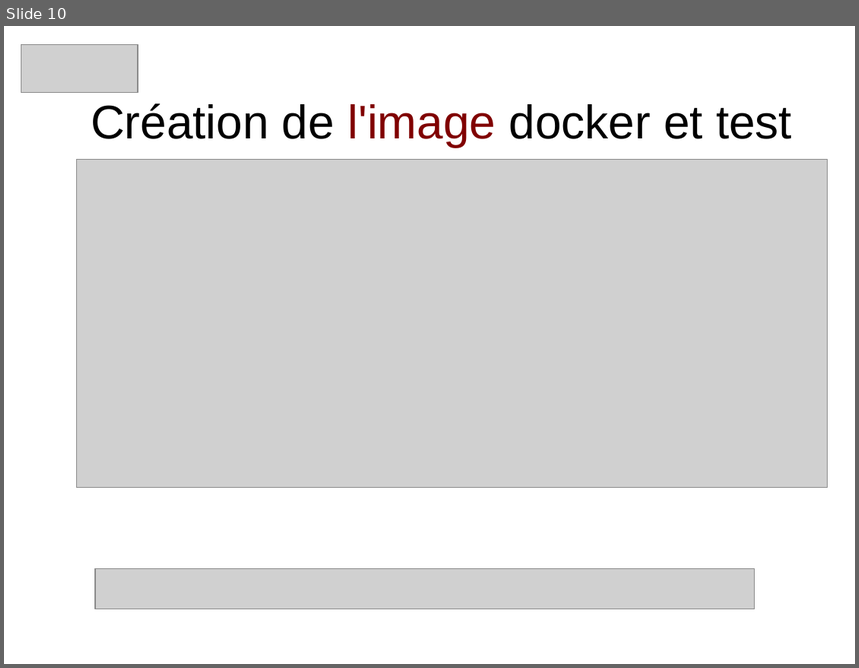
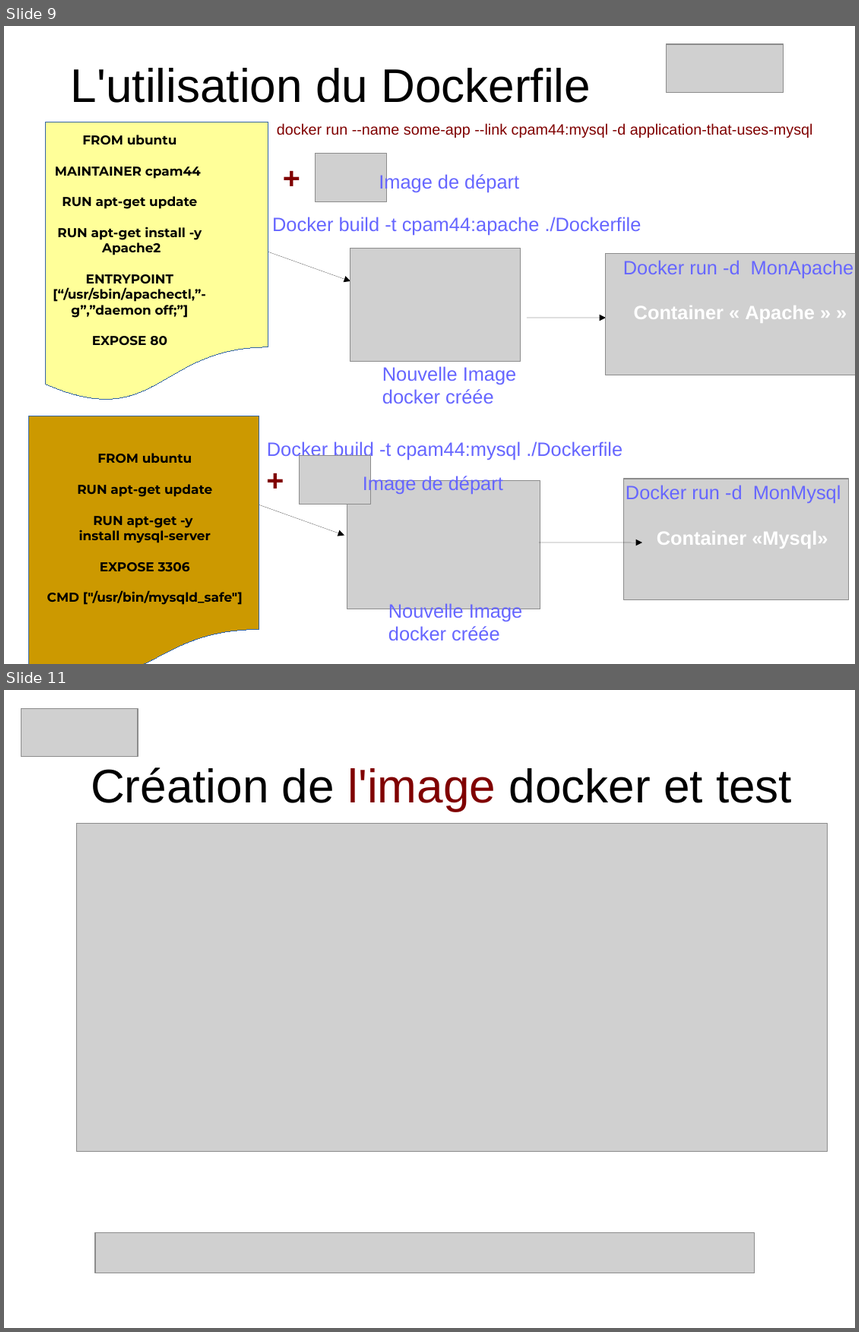
Before and after one commit to heylve/current, a slide deck: Rencontre_devs/docker_dev_conf_20_11_2017.odp. Shown one above the other, each under a label of ours: slide 10 before the commit, slides 9 and 11 after it; the slides between them are not shown. The pictures are 859x668 and 859x1332 pixels, drawn with LibreOffice and Linux fonts; fonts in the diff are those of the drawing; grey boxes stand for pictures. Boxes give left, top, right and bottom in pixels: in the first picture for what was removed or moved away, otherwise in the second. Text is boxed around its words. In the diff, an @@ line names an element or a change of style, - is before the commit and + after.

```diff
--- a/Rencontre_devs/docker_dev_conf_20_11_2017.odp
+++ b/Rencontre_devs/docker_dev_conf_20_11_2017.odp
@@ slide 9 added at bbox=[4, 26, 855, 664], background #FFFFFF @@
@@ picture added at bbox=[667, 44, 783, 92] @@
@@ title added at bbox=[71, 68, 591, 103], 44 pt, text #000000 @@
+L'utilisation du Dockerfile
@@ flow chart document added at bbox=[46, 123, 268, 403], fill #FFFF99, outline #3465A4 0 pt @@
@@ text added at bbox=[53, 135, 205, 346], 12 pt, text #000000, bold @@
+FROM ubuntu
+MAINTAINER cpam44
+RUN apt-get update
+RUN apt-get install -y
+Apache2
+ENTRYPOINT [“/usr/sbin/apachectl,”-g”,”daemon off;”]
+EXPOSE 80
@@ text added at bbox=[277, 123, 813, 138], 14 pt, text #800000 @@
+docker run --name some-app --link cpam44:mysql -d application-that-uses-mysql
@@ text added at bbox=[275, 155, 307, 196], 28 pt, text #800000, bold @@
++
@@ picture added at bbox=[316, 154, 387, 202] @@
@@ text added at bbox=[379, 173, 519, 192], 18 pt, text #6666FF @@
+Image de départ
@@ text added at bbox=[272, 217, 642, 235], 18 pt, text #6666FF @@
+Docker build -t cpam44:apache ./Dockerfile
@@ arrow added from (266, 251) to (351, 281), #000000 0 pt @@
@@ picture added at bbox=[351, 249, 521, 362] @@
@@ group added at bbox=[527, 254, 855, 375]: 2 texts, 1 arrow, 1 picture @@
+Container « Apache » »
+Docker run -d MonApache
@@ text added at bbox=[382, 366, 517, 404], 18 pt, text #6666FF @@
+Nouvelle Image docker créée
@@ flow chart document added at bbox=[29, 416, 259, 664], fill #CC9900, outline #3465A4 0 pt @@
@@ text added at bbox=[47, 453, 243, 605], 12 pt, text #000000, bold @@
+FROM ubuntu
+RUN apt-get update
+RUN apt-get -y
+install mysql-server
+EXPOSE 3306
+CMD ["/usr/bin/mysqld_safe"]
@@ text added at bbox=[259, 458, 291, 499], 28 pt, text #800000, bold @@
++
@@ text added at bbox=[267, 442, 623, 460], 18 pt, text #6666FF @@
+Docker build -t cpam44:mysql ./Dockerfile
@@ picture added at bbox=[299, 456, 371, 505] @@
@@ picture added at bbox=[348, 481, 541, 610] @@
@@ text added at bbox=[363, 475, 503, 495], 18 pt, text #6666FF @@
+Image de départ
@@ group added at bbox=[539, 480, 849, 601]: 2 texts, 1 picture, 1 arrow @@
+Container «Mysql»
+Docker run -d MonMysql
@@ arrow added from (259, 506) to (344, 536), #000000 0 pt @@
@@ text added at bbox=[389, 603, 523, 641], 18 pt, text #6666FF @@
+Nouvelle Image docker créée
@@ what was slide 10 is now slide 11 @@
```
Also in this commit, not shown: 9 slides changed, 2 other slides added, 8 slides removed, 1 other file.
